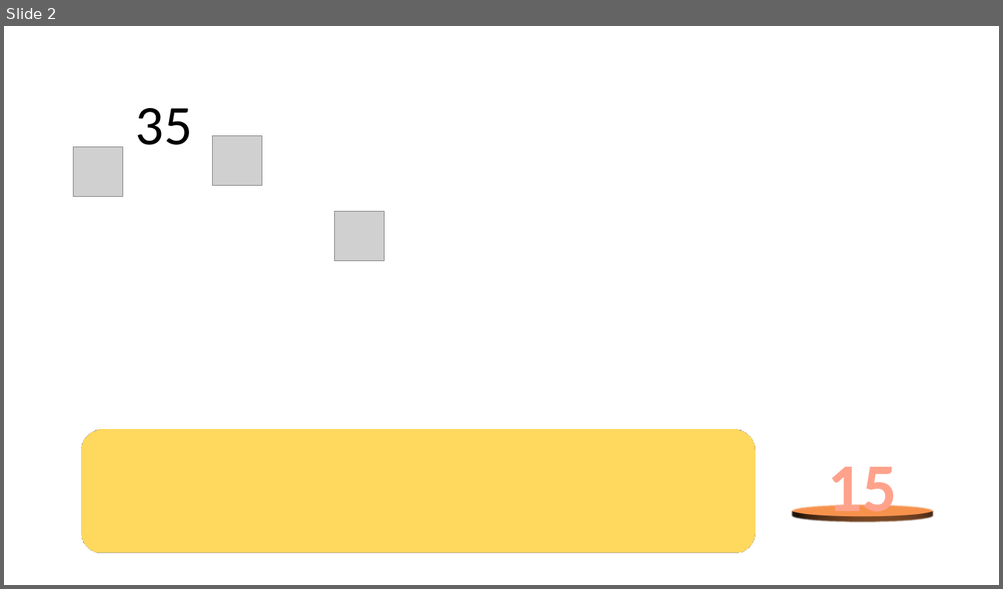
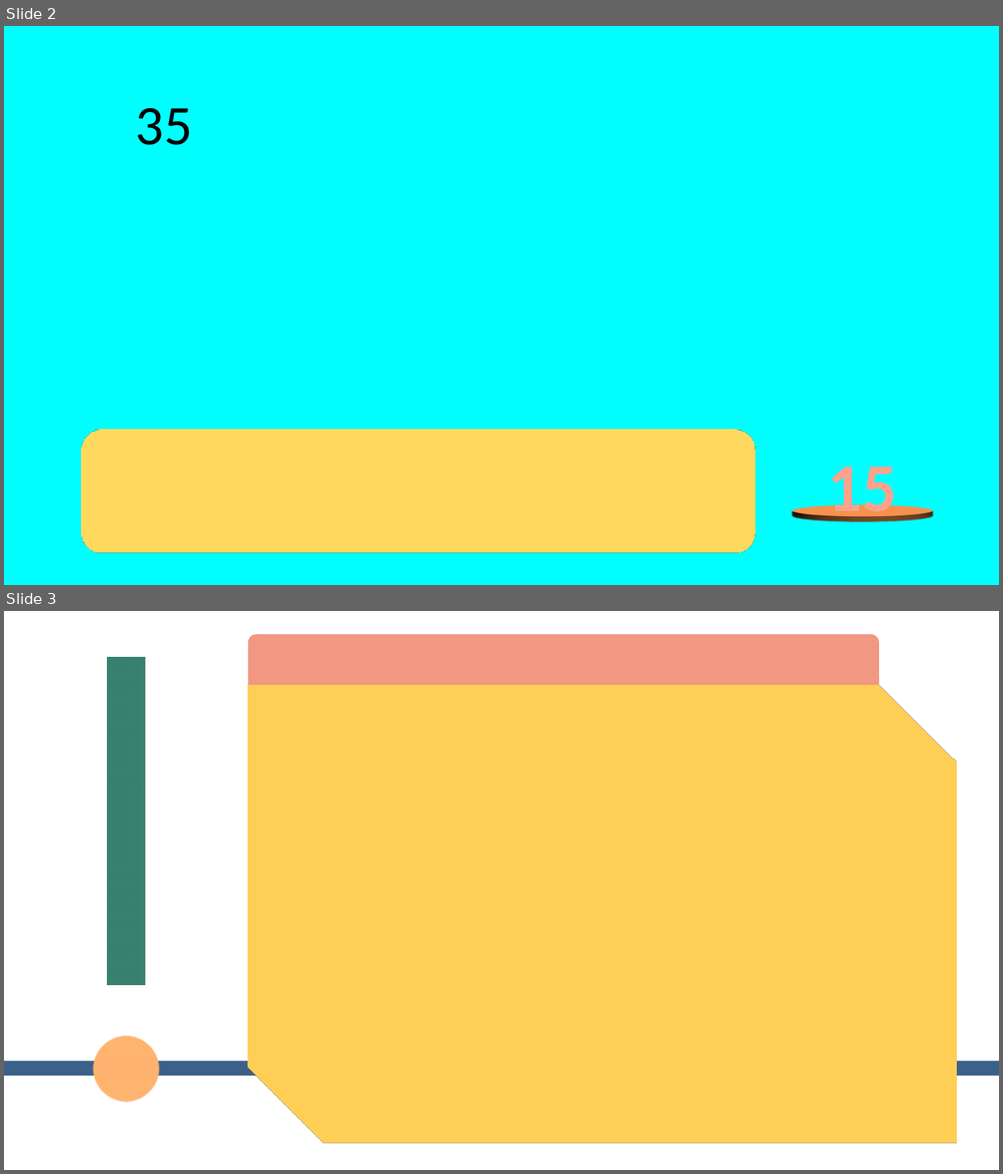
Before and after one commit to zipdang04/SimpO_HTTT, a slide deck: Olympia.pptm. Shown one above the other, each under a label of ours: slide 2 before the commit, slides 2 and 3 after it. The pictures are 1003x589 and 1003x1174 pixels, drawn with LibreOffice and Linux fonts; fonts in the diff are those of the drawing; grey boxes stand for pictures. Boxes give left, top, right and bottom in pixels: in the first picture for what was removed or moved away, otherwise in the second. Text is boxed around its words. In the diff, an @@ line names an element or a change of style, - is before the commit and + after.

```diff
--- a/Olympia.pptm
+++ b/Olympia.pptm
@@ slide 3 added at box(4, 611, 999, 1170), background #FFFFFF @@
@@ round same rect added at box(248, 634, 879, 685), fill #F19782 @@
@@ rectangle added at box(107, 658, 145, 985), fill #216957 @@
@@ snip diag rect added at box(248, 685, 956, 1145), fill #F9BB43 @@
@@ ellipse added at box(93, 1036, 160, 1102), fill #EE8A46 @@
@@ rectangle added at box(4, 1062, 999, 1076), fill #3B608A @@
@@ slide 2 changed as well @@
@@ background #FFFFFF to #00FFFF @@
@@ picture removed at box(212, 136, 262, 187) @@
@@ picture removed at box(74, 147, 123, 197) @@
@@ picture removed at box(335, 212, 384, 262) @@
```
Also in this commit, not shown: 3 other slides changed, 1 other slide added, 30 other files.
